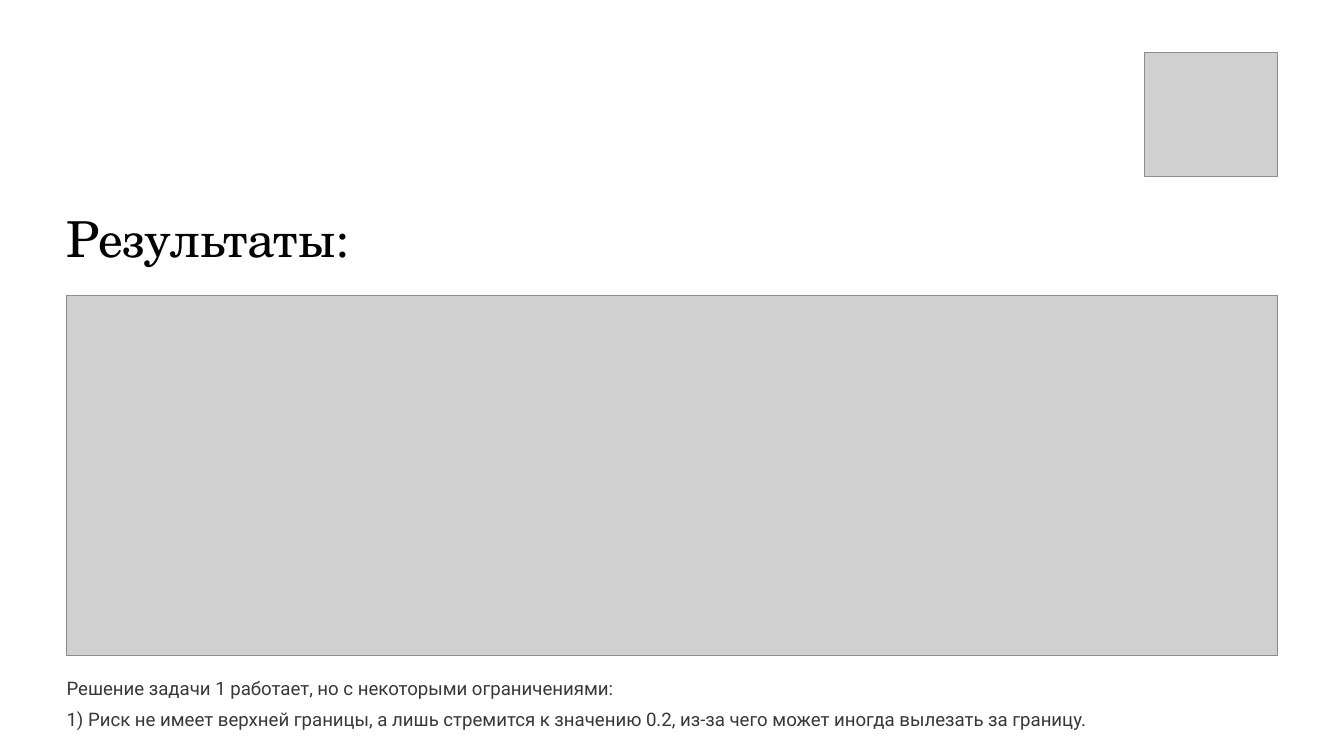
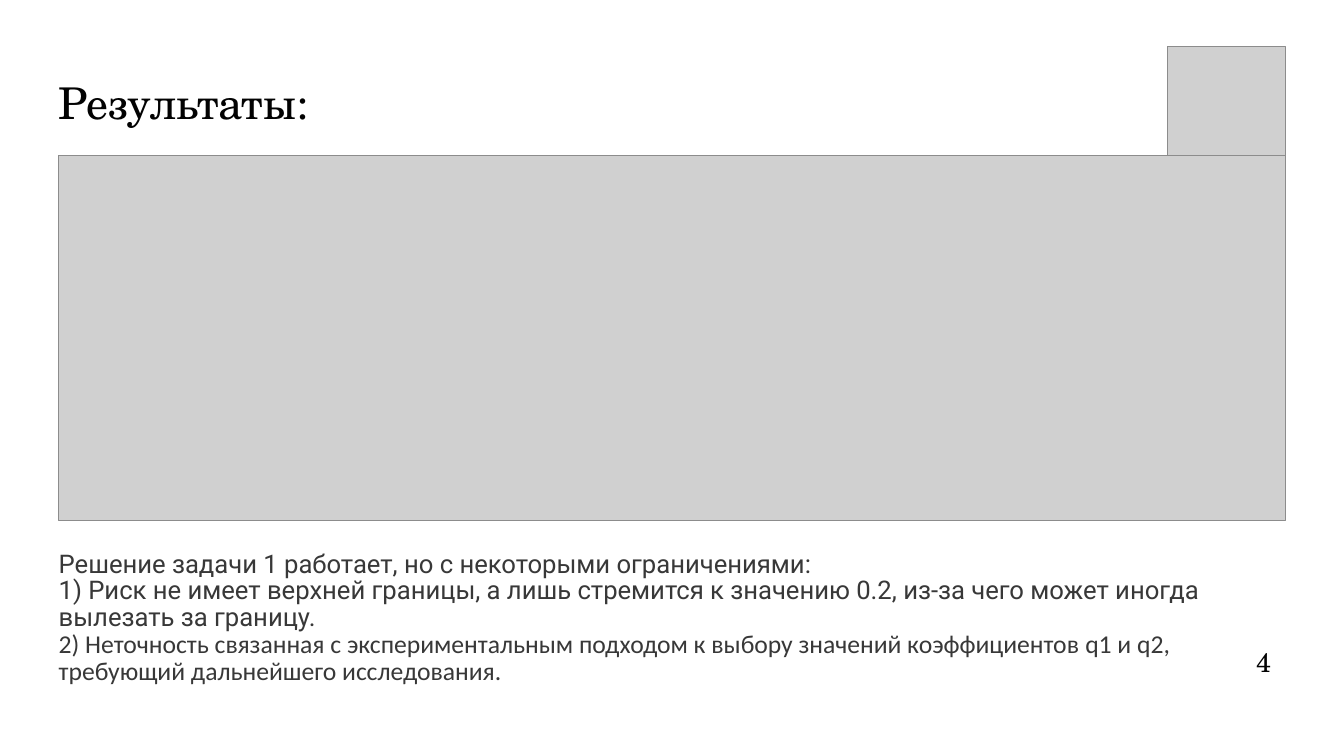
Before and after one commit to Quantum-Beavers/QuantHackaton_2024, a slide deck: slide 5 of 18 команда. Презентация.pptx. Drawn at 1344x756 pixels with LibreOffice and Linux fonts; fonts in the diff are those of the drawing; grey boxes stand for pictures; background and template pictures are left out. Boxes give left, top, right and bottom in pixels: in the first picture for what was removed or moved away, otherwise in the second. Text is boxed around its words. In the diff, an @@ line names an element or a change of style, - is before the commit and + after.

```diff
--- a/18 команда. Презентация.pptx
+++ b/18 команда. Презентация.pptx
@@ rectangle removed at bbox=[0, 0, 1344, 756] @@
@@ picture: place and size @@
-picture at bbox=[1144, 52, 1278, 176]
+picture at bbox=[1168, 46, 1285, 155]
@@ text "Результаты:": place and size @@
-text "Результаты:" at bbox=[67, 221, 336, 268]
+text "Результаты:" at bbox=[59, 87, 297, 128]
@@ text "Результаты:" at bbox=[59, 87, 297, 128]: size 42.5 to 37.5 pt; line spacing 53.5pt to 47pt @@
@@ picture: place and size @@
-picture at bbox=[66, 296, 1277, 656]
+picture at bbox=[59, 155, 1285, 520]
@@ text at bbox=[59, 553, 1199, 632]: size 16 to 22 pt in "Решение задачи 1 работает, но с некоторыми ..."; line spacing 26pt to 23pt @@
@@ text "Решение задачи 1 работает, но ...": place and size @@
-text "Решение задачи 1 работает, но ..." at bbox=[67, 681, 1086, 730]
+text "Решение задачи 1 работает, но ..." at bbox=[59, 553, 1199, 685]
@@ text at bbox=[59, 634, 1170, 685]: paragraph added @@
+2) Неточность связанная с экспериментальным подходом к выбору значений коэффициентов q1 и q2, требующий дальнейшего исследования.
@@ text added at bbox=[1256, 653, 1271, 672], 23 pt, text #020202 @@
+4
```
Also in this commit, not shown: 5 other slides changed, 5 slides added, 3 slides removed.
